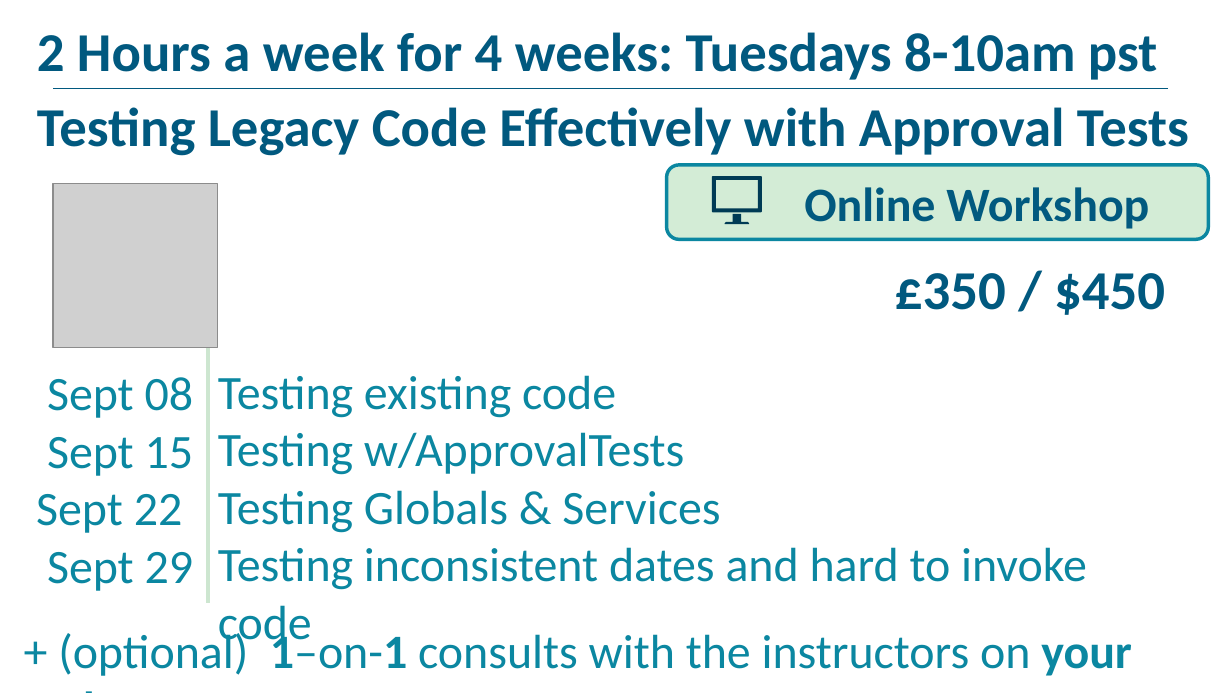
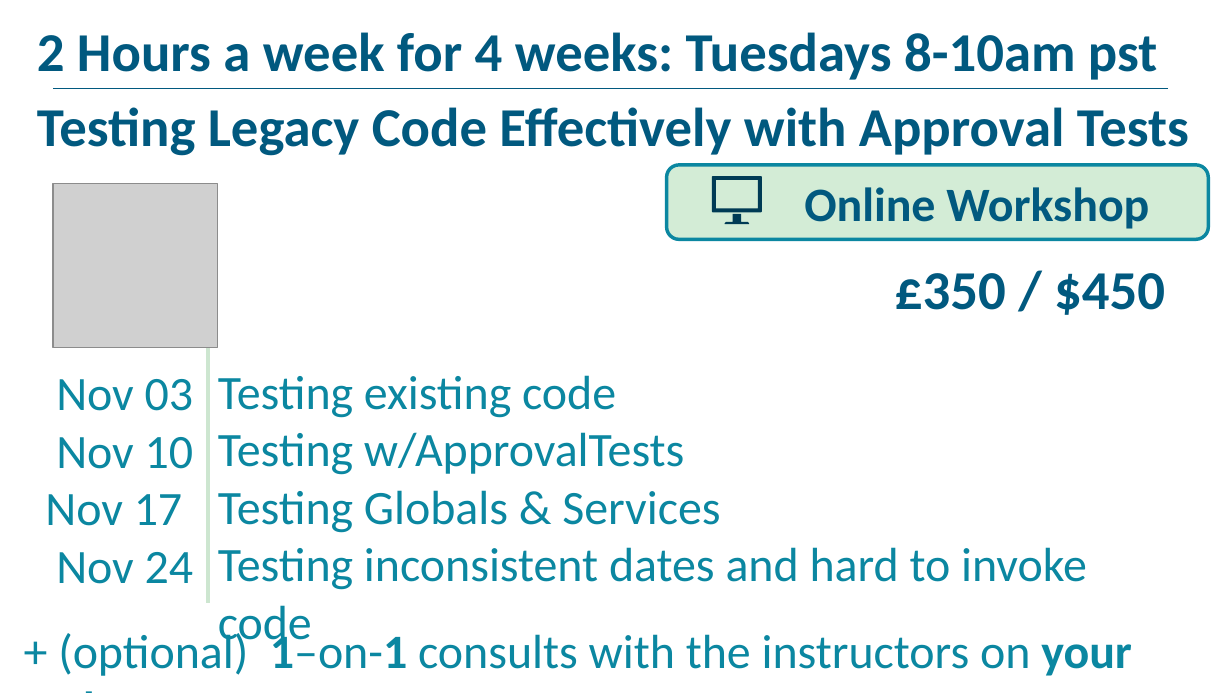
Before and after one commit to LearnWithLlew/TestingLegacyCodeCourse.slides, a slide deck: slide 9 of marketing/LinkedIn-01.pptx. Drawn at 1232x693 pixels with LibreOffice and Linux fonts; fonts in the diff are those of the drawing; grey boxes stand for pictures. Boxes give left, top, right and bottom in pixels: in the first picture for what was removed or moved away, otherwise in the second. Text is boxed around its words. In the diff, an @@ line names an element or a change of style, - is before the commit and + after.

```diff
--- a/marketing/LinkedIn-01.pptx
+++ b/marketing/LinkedIn-01.pptx
@@ text at bbox=[45, 379, 193, 584]: text changed @@
-Sept 08
-Sept 15
-Sept 22
-Sept 29
+Nov 03
+Nov 10
+Nov 17
+Nov 24
```
Also in this commit, not shown: 3 other slides changed, 1 other file.
